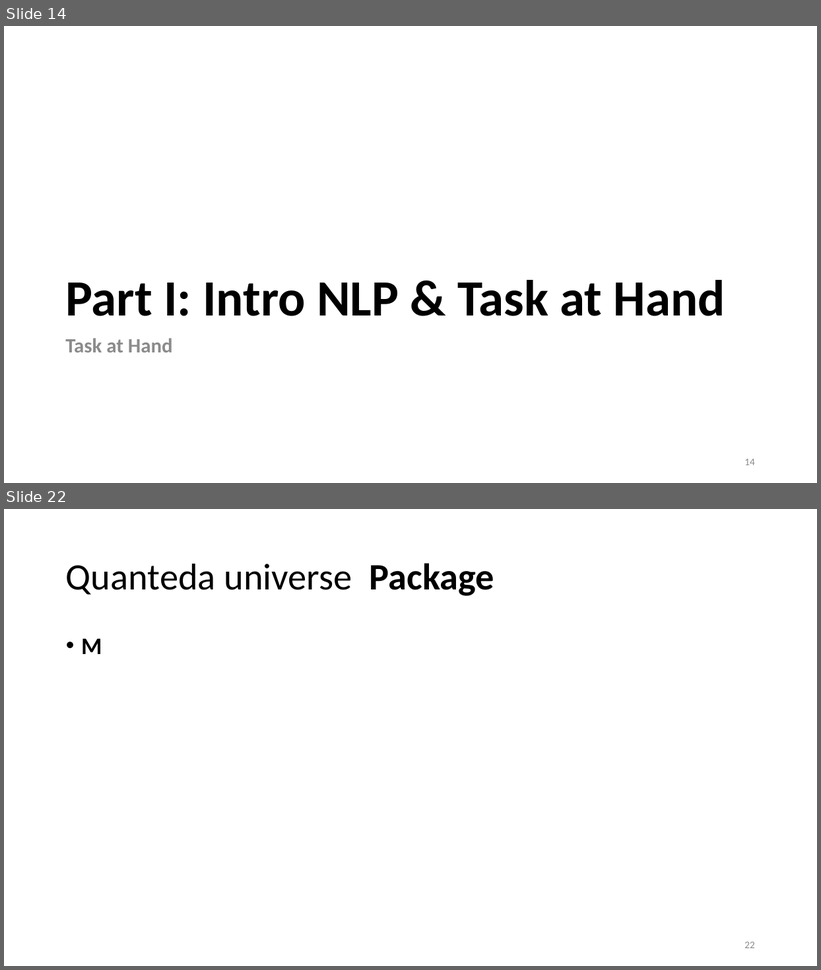
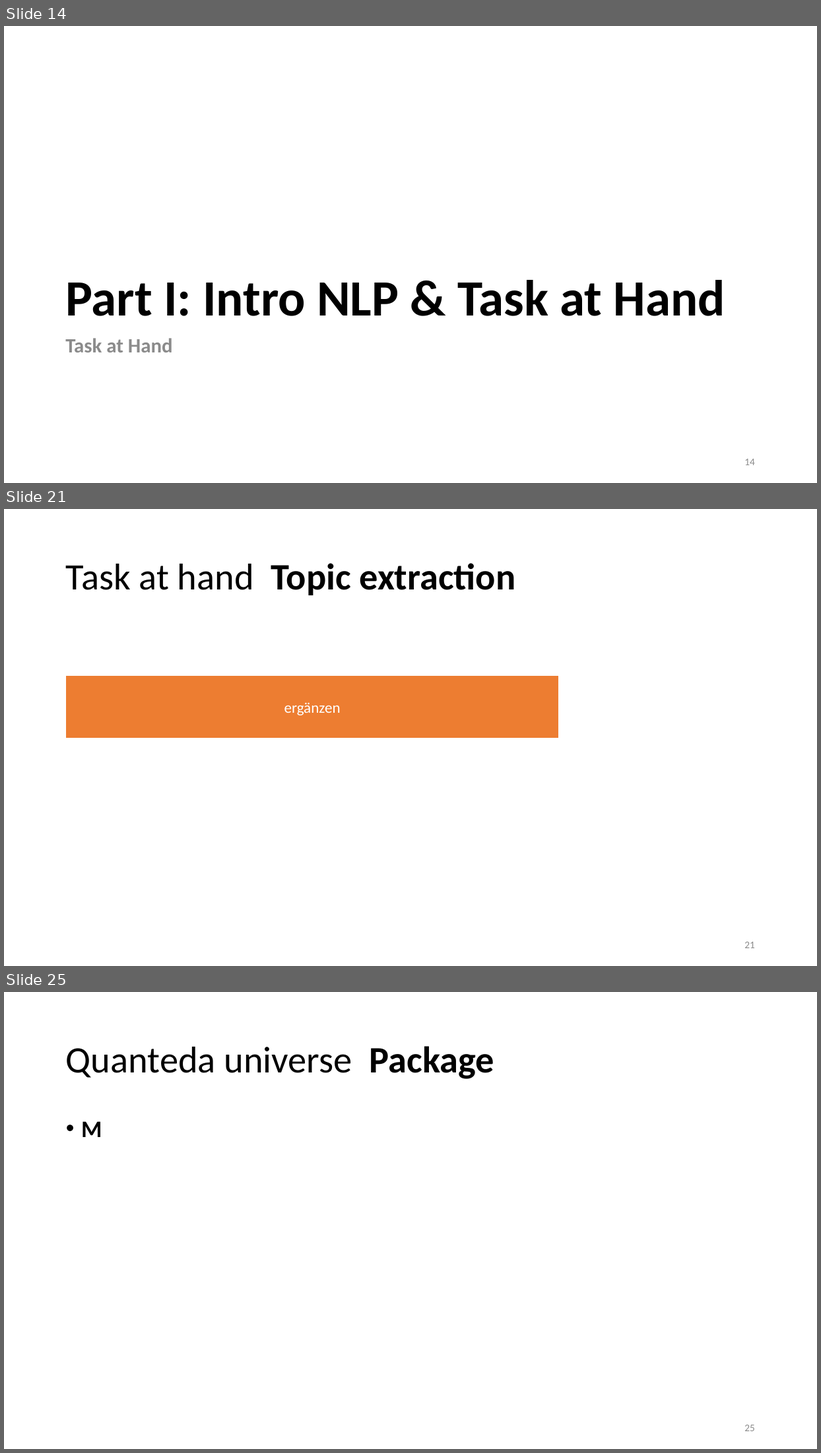
Before and after one commit to lisa-wm/consulting, a slide deck: 5_seminar/Contents_Part_01/Präsentation_Teil1.pptx. Shown one above the other, each under a label of ours: slides 14 and 22 before the commit, slides 14, 21 and 25 after it; the slides between them are not shown. The pictures are 821x970 and 821x1453 pixels, drawn with LibreOffice and Linux fonts; fonts in the diff are those of the drawing. Boxes give left, top, right and bottom in pixels: in the first picture for what was removed or moved away, otherwise in the second. Text is boxed around its words. In the diff, an @@ line names an element or a change of style, - is before the commit and + after.

```diff
--- a/5_seminar/Contents_Part_01/Präsentation_Teil1.pptx
+++ b/5_seminar/Contents_Part_01/Präsentation_Teil1.pptx
@@ slide 21 added at <box>4,509,817,966</box>, background #FFFFFF @@
@@ title added at <box>66,563,516,595</box>, 44 pt, text #000000, bold @@
+Task at hand Topic extraction
@@ rectangle added at <box>67,677,558,738</box>, fill #ED7D31, outline #ED7D31 1 pt, 18 pt, text #FFFFFF @@
+ergänzen
@@ page number added at <box>745,942,755,949</box>, 12 pt, text #8C8C8C @@
+21
@@ what was slide 22 is now slide 25 @@
@@ page number at <box>745,1425,755,1432</box>: text changed @@
-22
+25
```
Also in this commit, not shown: 8 slides changed, 2 other slides added.
